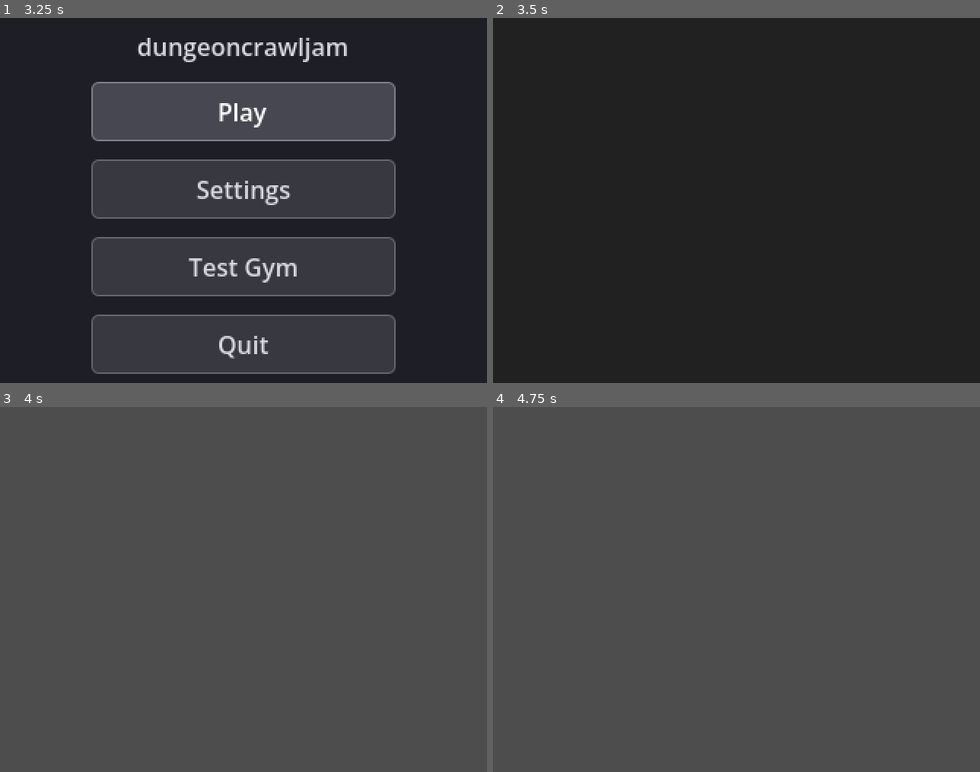
Above: before the commit, frames 1-4 (two rows, left to right).
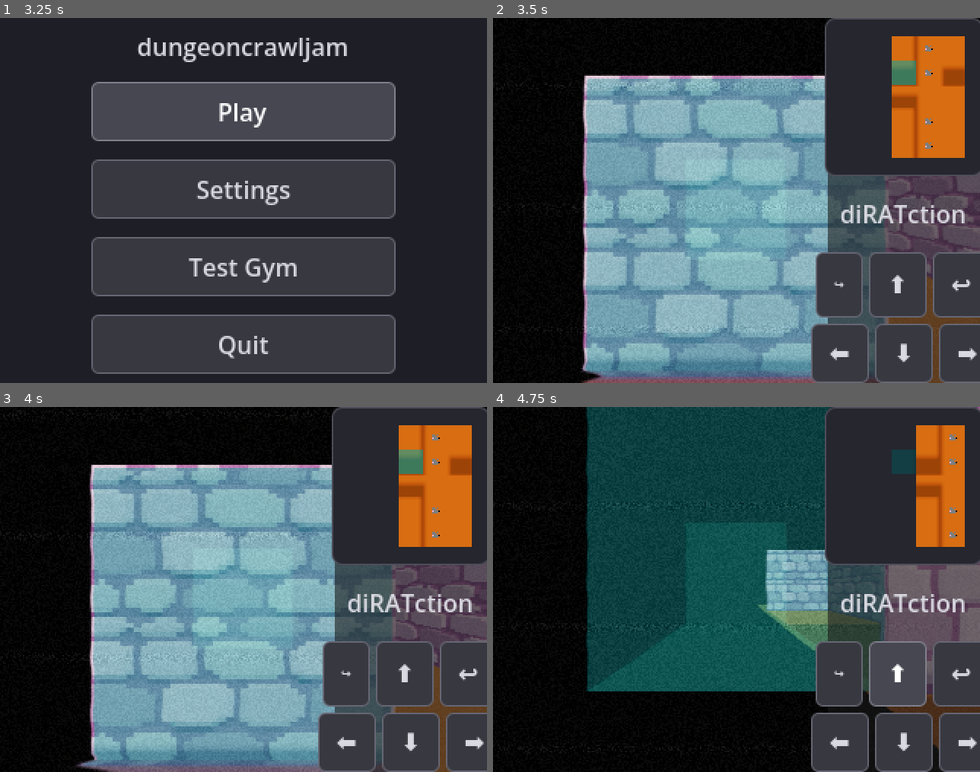
Above: after the commit, the same moments.

Repository: jah2488/dungeoncrawljam2026
Game: Godot game, scene res://scenes/boot_splash.tscn
Same seed, same stepped clock (60 frames per second), same inputs: the game is played once before the commit and once after it.
Inputs (mouse positions are in pixels of both pictures, inside the frame that each line leads up to):
- Up to frame 1 (3.25 s): tap Enter (ui_accept) at 0.5, 0.77, 1.25, 1.52 s; move the mouse to (350, 182) at 0.52 s; hold D (move_right) 0.53-1.28 s; tap Space (interact) at 0.6, 1.35, 2.1 s; click (350, 182) at 0.67 s; move the mouse to (146, 218) at 1.27 s; hold S (move_back) 1.28-2.03 s; move the mouse to (292, 120) at 2.02 s; hold D (move_right) 2.03-2.75 s; click "Play" at 2.75 s
- Up to frame 2 (3.5 s): no input
- Up to frame 3 (4 s): move the mouse to (219, 662) at 3.52 s; hold W (move_forward) from 3.53 s (still down); tap Space (interact) at 3.6 s; click (219, 662) at 3.67 s; tap Enter (ui_accept) at 3.77 s
- Up to frame 4 (4.75 s): move the mouse to (882, 644) at 4.27 s; release W (move_forward) at 4.28 s; hold A (move_left) from 4.28 s (still down); tap Space (interact) at 4.35 s; tap Enter (ui_accept) at 4.52 s

Frame 1 is identical in both runs. In frame 2, 86% of the frame differs, in the area x 0-100%, y 0-100%; in frame 3, 85%; in frame 4, 88%.

Commit message:
Fixing merge conflict bugs.

Diff:
--- a/entities/player.tscn
+++ b/entities/player.tscn
@@ -53,7 +53,7 @@
 shader_parameter/band_speed = 1.0000000149012
 shader_parameter/channel_offset = 0.0015999999596
 
-[node name="Player" type="CharacterBody3D" unique_id=796200585]
+[node name="Player" type="CharacterBody3D" unique_id=796200585 groups=["player"]]
 script = ExtResource("1_e4p34")
 
 [node name="CollisionShape3D" type="CollisionShape3D" parent="." unique_id=388712954]
--- a/project.godot
+++ b/project.godot
@@ -47,6 +47,10 @@
 window/size/window_width_override=1280
 window/size/window_height_override=960
 window/stretch/mode="viewport"
+
+[global_group]
+
+player=""
 
 [gui]
 
--- a/scenes/main.tscn
+++ b/scenes/main.tscn
@@ -83,7 +83,6 @@
 shadow_enabled = true
 
 [node name="VBoxContainer" type="VBoxContainer" parent="." unique_id=1313136798]
-visible = false
 layout_mode = 1
 anchors_preset = 15
 anchor_right = 1.0
@@ -97,7 +96,7 @@
 alignment = 2
 
 [node name="Panel" type="Panel" parent="VBoxContainer/HBoxContainer" unique_id=1686479784]
-custom_minimum_size = Vector2(150, 110)
+custom_minimum_size = Vector2(100, 100)
 layout_mode = 2
 
 [node name="VBoxContainer" type="VBoxContainer" parent="VBoxContainer/HBoxContainer/Panel" unique_id=1667112704]
@@ -114,19 +113,21 @@
 alignment = 1
 
 [node name="PanelContainer" type="PanelContainer" parent="VBoxContainer/HBoxContainer/Panel/VBoxContainer/HBoxContainer3" unique_id=1696060022]
-custom_minimum_size = Vector2(150, 0)
+custom_minimum_size = Vector2(75, 0)
 layout_mode = 2
-size_flags_horizontal = 8
-size_flags_vertical = 0
-theme_override_styles/panel = SubResource("StyleBoxFlat_choun")
+size_flags_horizontal = 4
+size_flags_vertical = 4
 
 [node name="SubViewportContainer" type="SubViewportContainer" parent="VBoxContainer/HBoxContainer/Panel/VBoxContainer/HBoxContainer3/PanelContainer" unique_id=86136759]
+clip_contents = true
+custom_minimum_size = Vector2(50, 50)
 layout_mode = 2
 
 [node name="SubViewport" type="SubViewport" parent="VBoxContainer/HBoxContainer/Panel/VBoxContainer/HBoxContainer3/PanelContainer/SubViewportContainer" unique_id=1485982486]
 transparent_bg = true
 handle_input_locally = false
-size = Vector2i(100, 100)
+size = Vector2i(80, 80)
+size_2d_override_stretch = true
 render_target_update_mode = 4
 
 [node name="MinimapCamera3D" type="Camera3D" parent="VBoxContainer/HBoxContainer/Panel/VBoxContainer/HBoxContainer3/PanelContainer/SubViewportContainer/SubViewport" unique_id=125678457]
@@ -154,6 +155,7 @@
 [node name="TurnLeft" type="Button" parent="VBoxContainer/HBoxContainer/Panel/VBoxContainer/HBoxContainer" unique_id=30671333]
 unique_name_in_owner = true
 layout_mode = 2
+theme_override_font_sizes/font_size = 8
 text = "↪️"
 
 [node name="Forward" type="Button" parent="VBoxContainer/HBoxContainer/Panel/VBoxContainer/HBoxContainer" unique_id=1485679353]
--- a/scripts/scenes/main.gd
+++ b/scripts/scenes/main.gd
@@ -22,5 +22,7 @@
 
 
 func _physics_process(_delta):
-    %MinimapCamera3D.position.x = %Player.position.x
-    %MinimapCamera3D.position.z = %Player.position.z
+    var player = get_tree().get_nodes_in_group("player")[0]
+    if player:
+        %MinimapCamera3D.position.x = player.position.x
+        %MinimapCamera3D.position.z = player.position.z
Binary file changed: levels/csvs/level_1.0.translation
